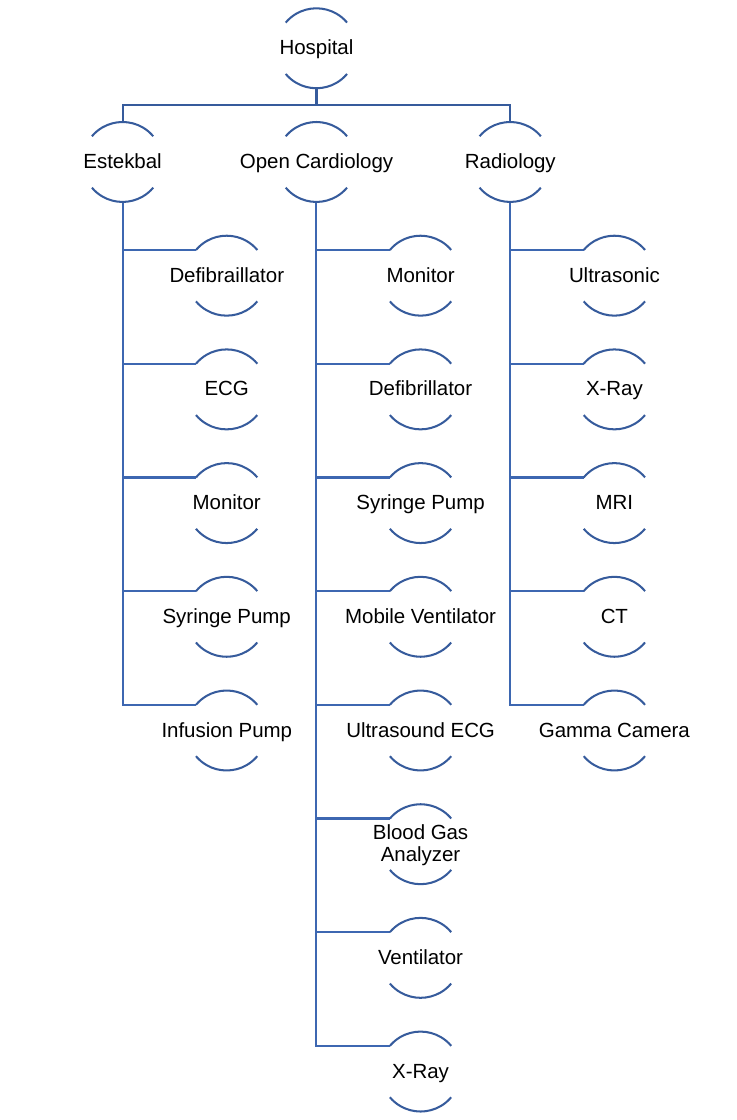
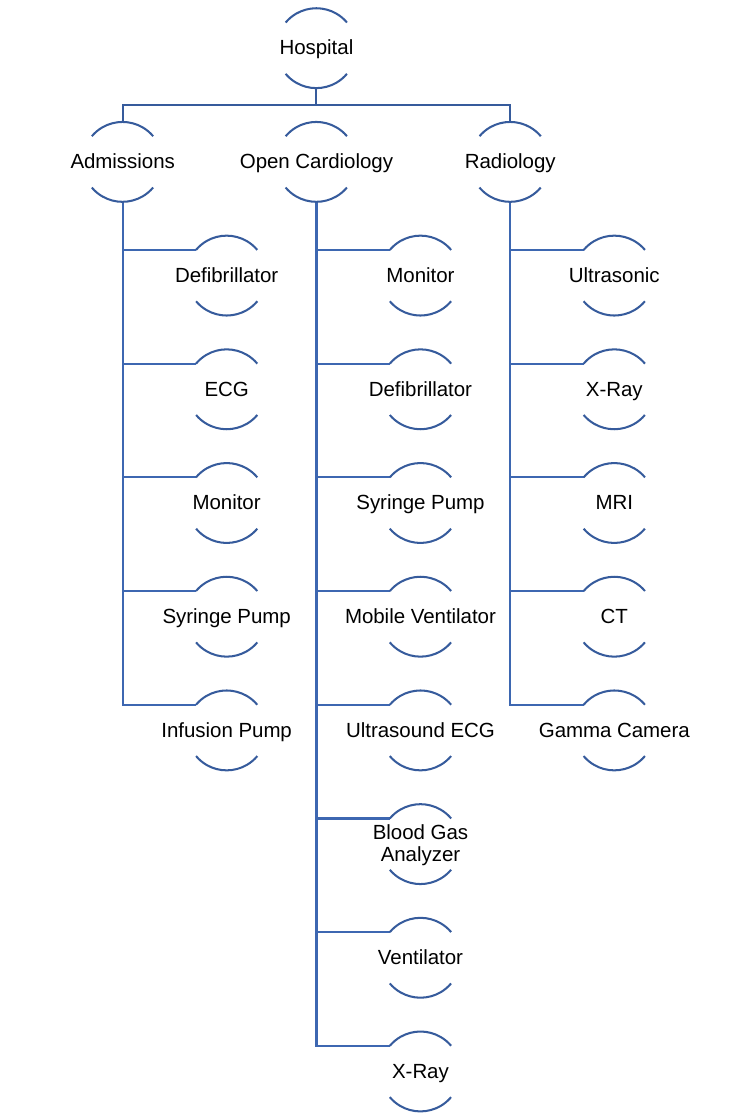
Before and after one commit to AhmedKhaled8/CMMS, a slide deck: slide 1 of background_data/HosptalHeirarchy.pptx. Drawn at 737x1120 pixels with LibreOffice and Linux fonts; fonts in the diff are those of the drawing. Boxes give left, top, right and bottom in pixels: in the first picture for what was removed or moved away, otherwise in the second. Text is boxed around its words. In the diff, an @@ line names an element or a change of style, - is before the commit and + after.

```diff
--- a/background_data/HosptalHeirarchy.pptx
+++ b/background_data/HosptalHeirarchy.pptx
@@ text at (71,153,175,169): text changed @@
-Estekbal
+Admissions
@@ freeform shape at (317,202,391,818): outline redrawn @@
@@ text at (175,267,278,283): text changed @@
-Defibraillator
+Defibrillator
```
Also in this commit, not shown: 5 other files.
